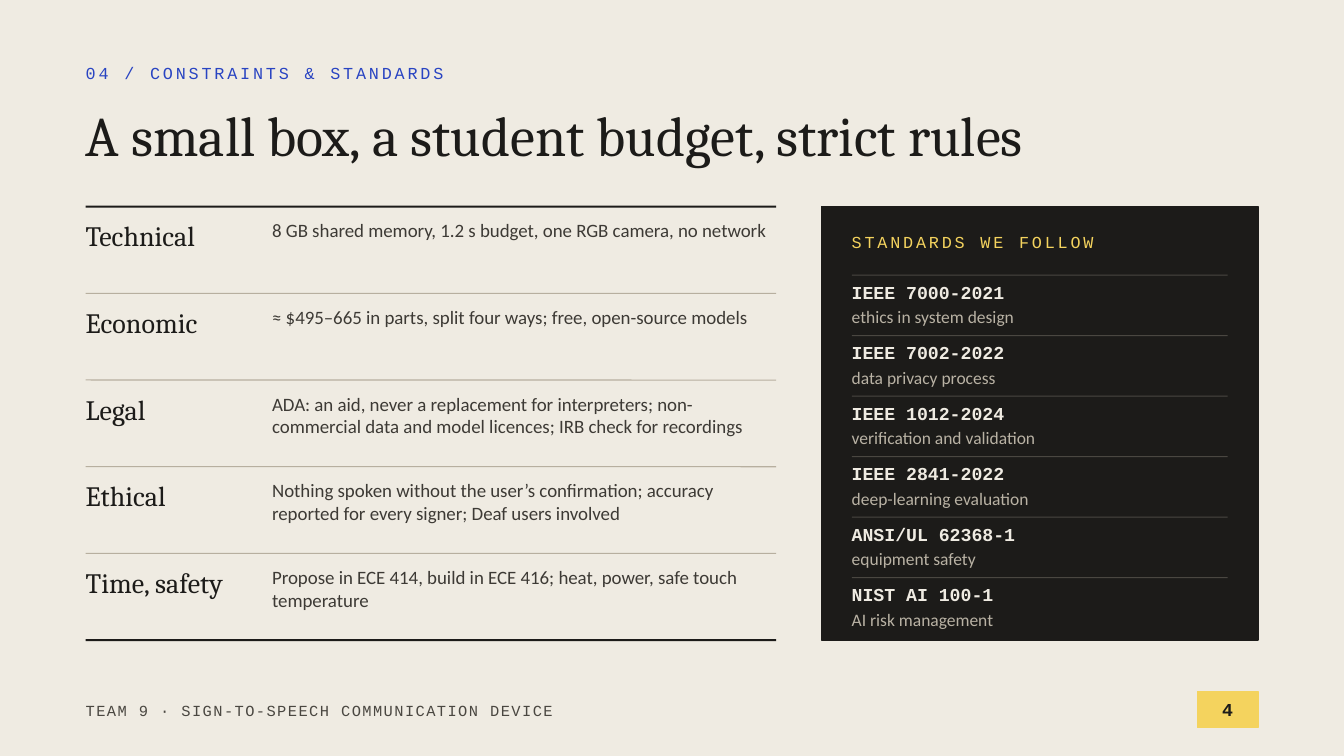
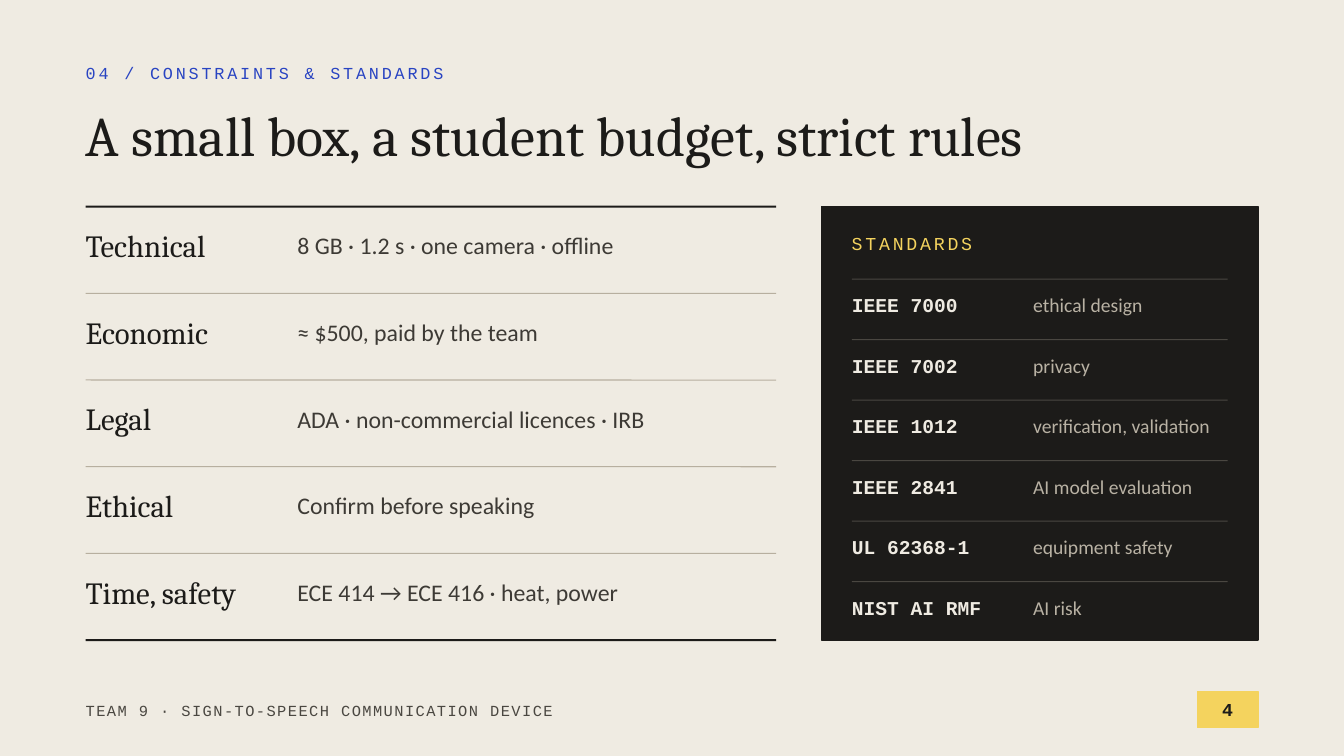
Before and after one commit to anxious956/Multilingual-Sign-to-Speech-Communication-Device, a slide deck: slide 4 of docs/presentation/Team9_Proposal_Presentation.pptx. Drawn at 1344x756 pixels with LibreOffice and Linux fonts; fonts in the diff are those of the drawing. Boxes give left, top, right and bottom in pixels: in the first picture for what was removed or moved away, otherwise in the second. Text is boxed around its words. In the diff, an @@ line names an element or a change of style, - is before the commit and + after.

```diff
--- a/docs/presentation/Team9_Proposal_Presentation.pptx
+++ b/docs/presentation/Team9_Proposal_Presentation.pptx
@@ text "Technical": place and size @@
-text "Technical" at [86, 226, 195, 246]
+text "Technical" at [86, 235, 206, 258]
@@ text at [297, 237, 614, 254]: text changed; size 13.5 to 17 pt @@
-8 GB shared memory, 1.2 s budget, one RGB camera, no network
+8 GB · 1.2 s · one camera · offline
@@ text at [852, 238, 972, 250]: text changed; size 12 to 13 pt @@
-STANDARDS WE FOLLOW
+STANDARDS
@@ text at [852, 299, 958, 312]: text changed; size 13 to 14 pt @@
-IEEE 7000-2021
+IEEE 7000
@@ text at [1033, 298, 1143, 316]: text changed; size 12.5 to 14 pt @@
-ethics in system design
+ethical design
@@ text "Economic": place and size @@
-text "Economic" at [86, 314, 198, 333]
+text "Economic" at [86, 323, 209, 345]
@@ text at [315, 324, 538, 345]: text changed; size 13.5 to 17 pt @@
-≈ $495–665 in parts, split four ways; free, open-source models
+≈ $500, paid by the team
@@ text at [1033, 359, 1090, 376]: text changed; size 12.5 to 14 pt @@
-data privacy process
+privacy
@@ text at [852, 360, 958, 373]: text changed; size 13 to 14 pt @@
-IEEE 7002-2022
+IEEE 7002
@@ text "Legal": place and size @@
-text "Legal" at [86, 400, 146, 426]
+text "Legal" at [86, 408, 152, 437]
@@ text at [297, 411, 644, 428]: text changed; size 13.5 to 17 pt @@
-ADA: an aid, never a replacement for interpreters; non-commercial data and model licences; IRB check for recordings
+ADA · non-commercial licences · IRB
@@ text at [1033, 419, 1210, 435]: text changed; size 12.5 to 14 pt @@
-verification and validation
+verification, validation
@@ text at [852, 420, 958, 433]: text changed; size 13 to 14 pt @@
-IEEE 1012-2024
+IEEE 1012
@@ text "Ethical": place and size @@
-text "Ethical" at [86, 486, 166, 507]
+text "Ethical" at [86, 495, 174, 518]
@@ text at [297, 497, 534, 518]: text changed; size 13.5 to 17 pt @@
-Nothing spoken without the user’s confirmation; accuracy reported for every signer; Deaf users involved
+Confirm before speaking
@@ text at [852, 481, 958, 494]: text changed; size 13 to 14 pt @@
-IEEE 2841-2022
+IEEE 2841
@@ text at [1033, 480, 1192, 494]: text changed; size 12.5 to 14 pt @@
-deep-learning evaluation
+AI model evaluation
@@ text "equipment safety": place and size @@
-text "equipment safety" at [852, 553, 975, 568]
+text "equipment safety" at [1033, 540, 1173, 557]
@@ text "equipment safety" at [1033, 540, 1173, 557]: size 12.5 to 14 pt @@
@@ text at [852, 541, 969, 554]: text changed; size 13 to 14 pt @@
-ANSI/UL 62368-1
+UL 62368-1
@@ size 20 to 22 pt in 5 elements at [86, 235, 206, 258], [86, 323, 209, 345], [86, 408, 152, 437], [86, 495, 174, 518], [86, 582, 236, 611] @@
@@ text "Time, safety": place and size @@
-text "Time, safety" at [86, 573, 223, 599]
+text "Time, safety" at [86, 582, 236, 611]
@@ text at [297, 584, 618, 605]: text changed; size 13.5 to 17 pt @@
-Propose in ECE 414, build in ECE 416; heat, power, safe touch temperature
+ECE 414 → ECE 416 · heat, power
@@ 6 lines: place and size @@
-6 lines at [852, 275, 1228, 578]
+6 lines at [852, 279, 1228, 582]
@@ text at [852, 602, 981, 615]: text changed; size 13 to 14 pt @@
-NIST AI 100-1
+NIST AI RMF
@@ text at [1033, 601, 1082, 615]: text changed; size 12.5 to 14 pt @@
-AI risk management
+AI risk
```
Also in this commit, not shown: 5 other slides changed, 1 other file.
